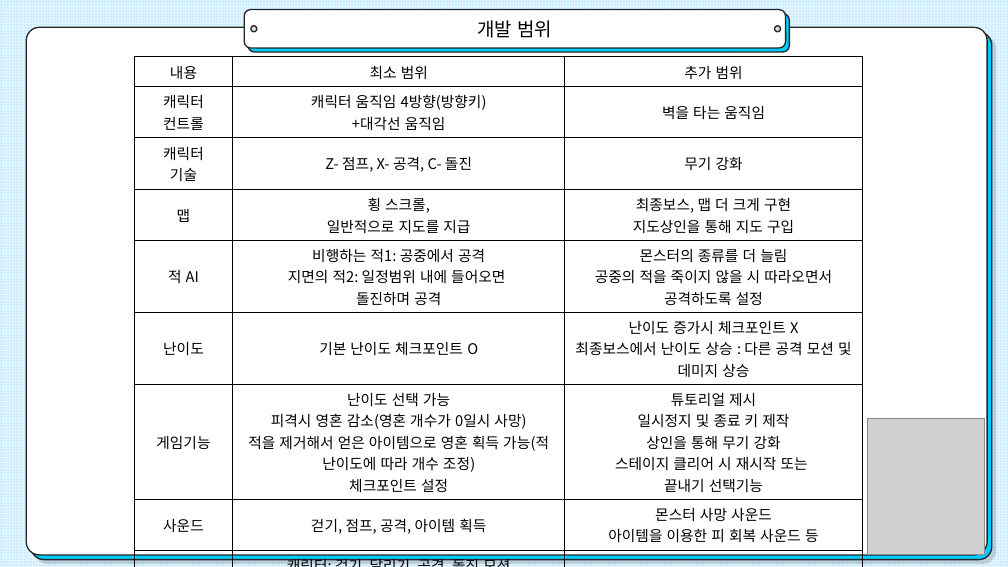
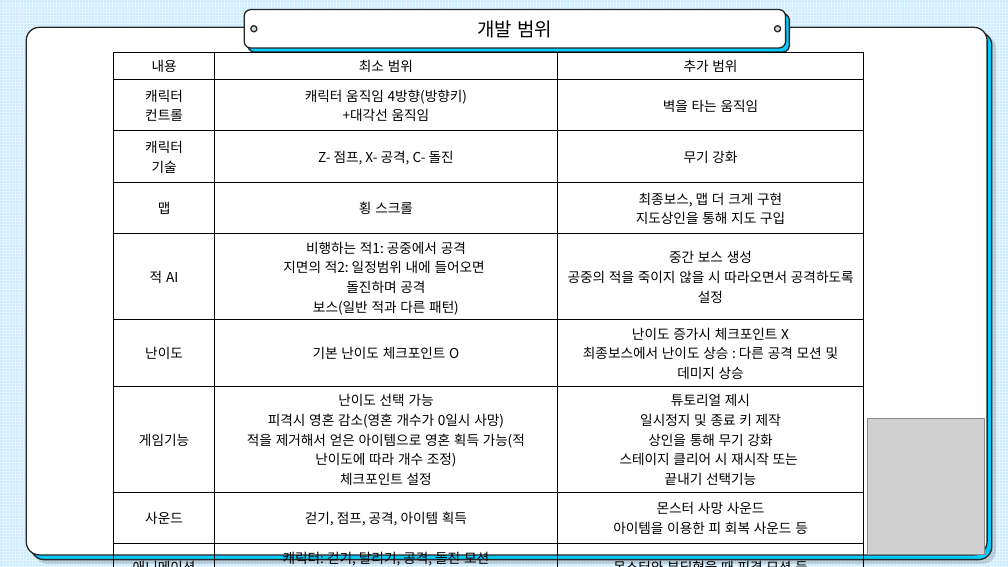
Before and after one commit to yeonii01/2020180038_2DGP_DRILL, a slide deck: slide 3 of 프로젝트1차/프로젝트 1차 발표 ppt.pptx. Drawn at 1008x567 pixels with LibreOffice and Linux fonts; fonts in the diff are those of the drawing; grey boxes stand for pictures. Boxes give left, top, right and bottom in pixels: in the first picture for what was removed or moved away, otherwise in the second. Text is boxed around its words. In the diff, an @@ line names an element or a change of style, - is before the commit and + after.

```diff
--- a/프로젝트1차/프로젝트 1차 발표 ppt.pptx
+++ b/프로젝트1차/프로젝트 1차 발표 ppt.pptx
@@ table at [113, 52, 864, 567] @@
-row 4, column 2: 횡 스크롤, / 일반적으로 지도를 지급
+row 4, column 2: 횡 스크롤
-row 5, column 2: 비행하는 적1: 공중에서 공격 / 지면의 적2: 일정범위 내에 들어오면 / 돌진하며 공격
+row 5, column 2: 비행하는 적1: 공중에서 공격 / 지면의 적2: 일정범위 내에 들어오면 / 돌진하며 공격 / 보스(일반 적과 다른 패턴)
-row 5, column 3: 몬스터의 종류를 더 늘림 / 공중의 적을 죽이지 않을 시 따라오면서 공격하도록 설정
+row 5, column 3: 중간 보스 생성 / 공중의 적을 죽이지 않을 시 따라오면서 공격하도록 설정
@@ size 14 to 13 pt in "내용", "최소 범위", "추가 범위", "캐릭터" and 34 more places @@
@@ table: place and size @@
-table at [135, 57, 863, 554]
+table at [113, 52, 864, 567]
```
Also in this commit, not shown: 3 other slides changed.
